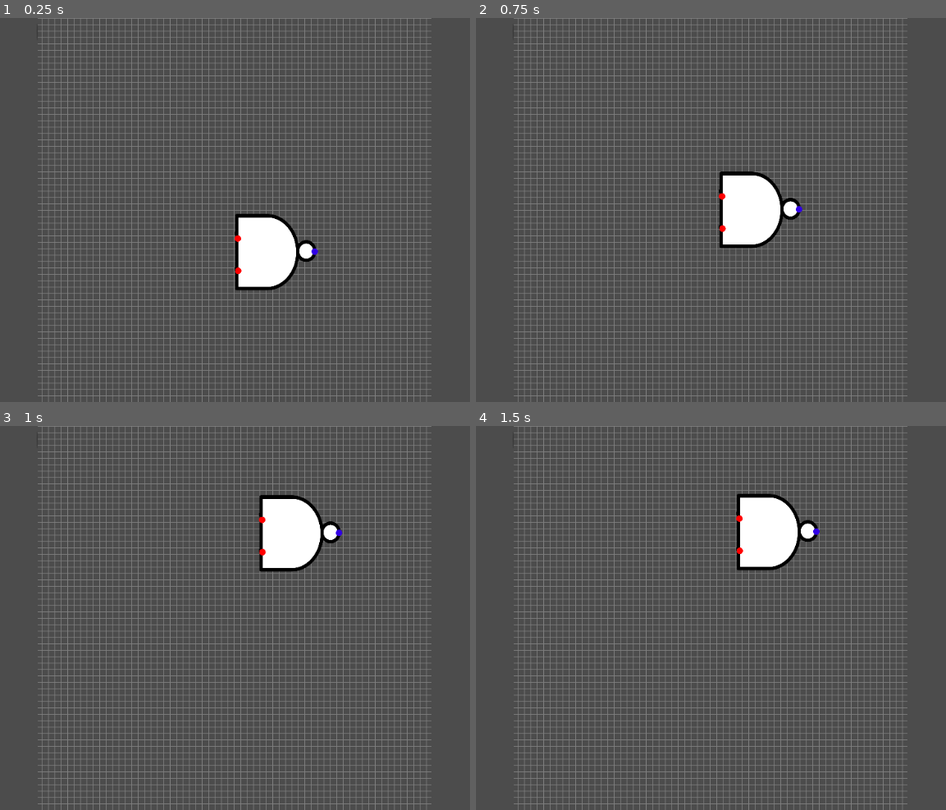
Above: before the commit, frames 1-4 (two rows, left to right).
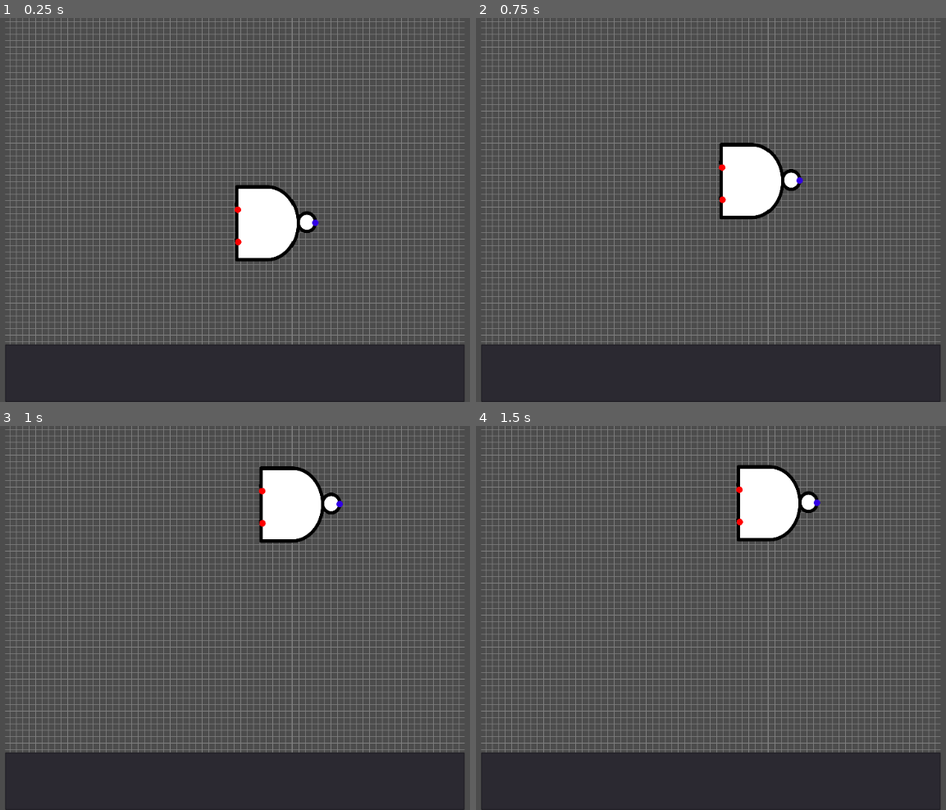
Above: after the commit, the same moments.

Repository: SeanFxyz/assembler_exemplar
Game: Godot game, scene res://scenes/ChipDesigner/ChipDesigner.tscn
Two runs of this game, one before a commit and one after it. Both use one fixed random seed, a clock stepped at 60 frames per second and the inputs below. This scene is started directly instead of the project's main scene.
Inputs (mouse positions are in pixels of both pictures, inside the frame that each line leads up to):
- Up to frame 1 (0.25 s): no input
- Up to frame 2 (0.75 s): tap Enter at 0.5 s; drag from (753, 252) to (776, 125) at 0.52 s
- Up to frame 3 (1 s): no input
- Up to frame 4 (1.5 s): drag from (579, 637) to (776, 533) at 1.27 s

The runs differ from the first frame. In frame 1, 35% of the frame differs, in the area x 1-99%, y 0-100%; in frame 2, 34%; in frame 3, 34%; in frame 4, 34%.

Commit message:
Initialized ChipMenuItem and added a "dummy chip"

Diff:
--- a/src/scenes/ChipDesigner/ChipDesigner.tscn
+++ b/src/scenes/ChipDesigner/ChipDesigner.tscn
@@ -24,5 +24,24 @@
 }
 
 [node name="Canvas" parent="." instance=ExtResource( 3 )]
-anchor_left = 0.2
-anchor_right = 0.8
+anchor_left = 0.15
+anchor_right = 0.85
+anchor_bottom = 0.85
+
+[node name="Control" type="Control" parent="."]
+anchor_left = 0.15
+anchor_top = 0.85
+anchor_right = 0.85
+anchor_bottom = 1.0
+mouse_filter = 2
+__meta__ = {
+"_edit_use_anchors_": false
+}
+
+[node name="ItemList" type="ItemList" parent="Control"]
+anchor_right = 1.0
+anchor_bottom = 1.0
+mouse_filter = 2
+__meta__ = {
+"_edit_use_anchors_": false
+}
--- /dev/null
+++ b/src/scenes/ChipDesigner/ChipMenuItem/ChipMenuItem.tscn
@@ -0,0 +1,9 @@
+[gd_scene load_steps=2 format=2]
+
+[ext_resource path="res://images/chips/DummyChip.png" type="Texture" id=1]
+
+[node name="ChipMenuItem" type="Node2D"]
+
+[node name="DummyChip" type="Sprite" parent="."]
+texture = ExtResource( 1 )
+centered = false
Binary file added: src/images/chips/DummyChip.png
Not shown, added: src/images/chips/DummyChip.png.import
